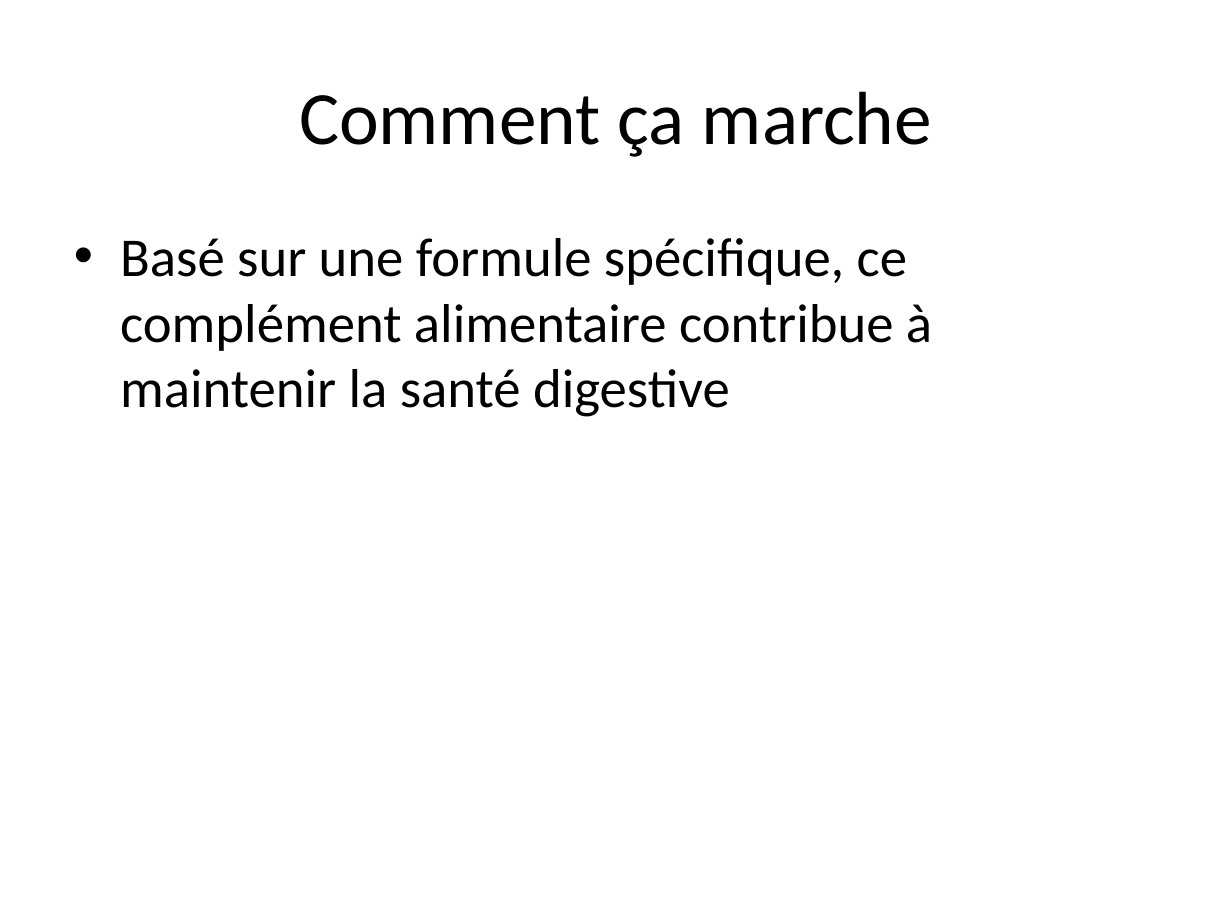
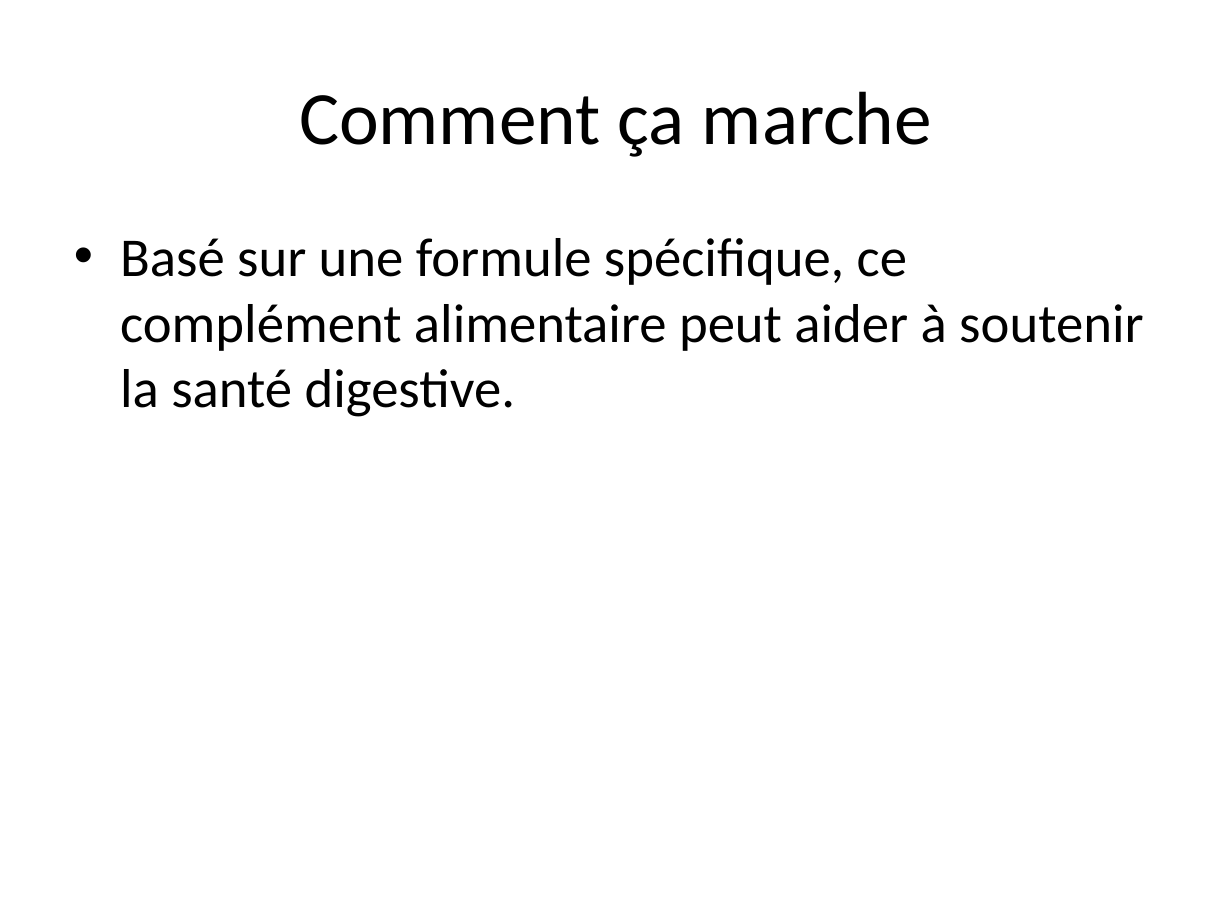
Before and after one commit to Tasnim85/Esprit-PI-4DS9-2526-ATHENAPLULSE, a slide deck: slide 4 of presentations/Michel Pierre Reflustop Dose De 10ml Boite 20 Sachets_presentation.pptx. Drawn at 1232x924 pixels with LibreOffice and Linux fonts; fonts in the diff are those of the drawing. Boxes give left, top, right and bottom in pixels: in the first picture for what was removed or moved away, otherwise in the second. Text is boxed around its words. In the diff, an @@ line names an element or a change of style, - is before the commit and + after.

```diff
--- a/presentations/Michel Pierre Reflustop Dose De 10ml Boite 20 Sachets_presentation.pptx
+++ b/presentations/Michel Pierre Reflustop Dose De 10ml Boite 20 Sachets_presentation.pptx
@@ text at box(120, 238, 1143, 417): text changed @@
-• Basé sur une formule spécifique, ce complément alimentaire contribue à maintenir la santé digestive
+• Basé sur une formule spécifique, ce complément alimentaire peut aider à soutenir la santé digestive.
```
Also in this commit, not shown: 4 other slides changed, 4 other files.
